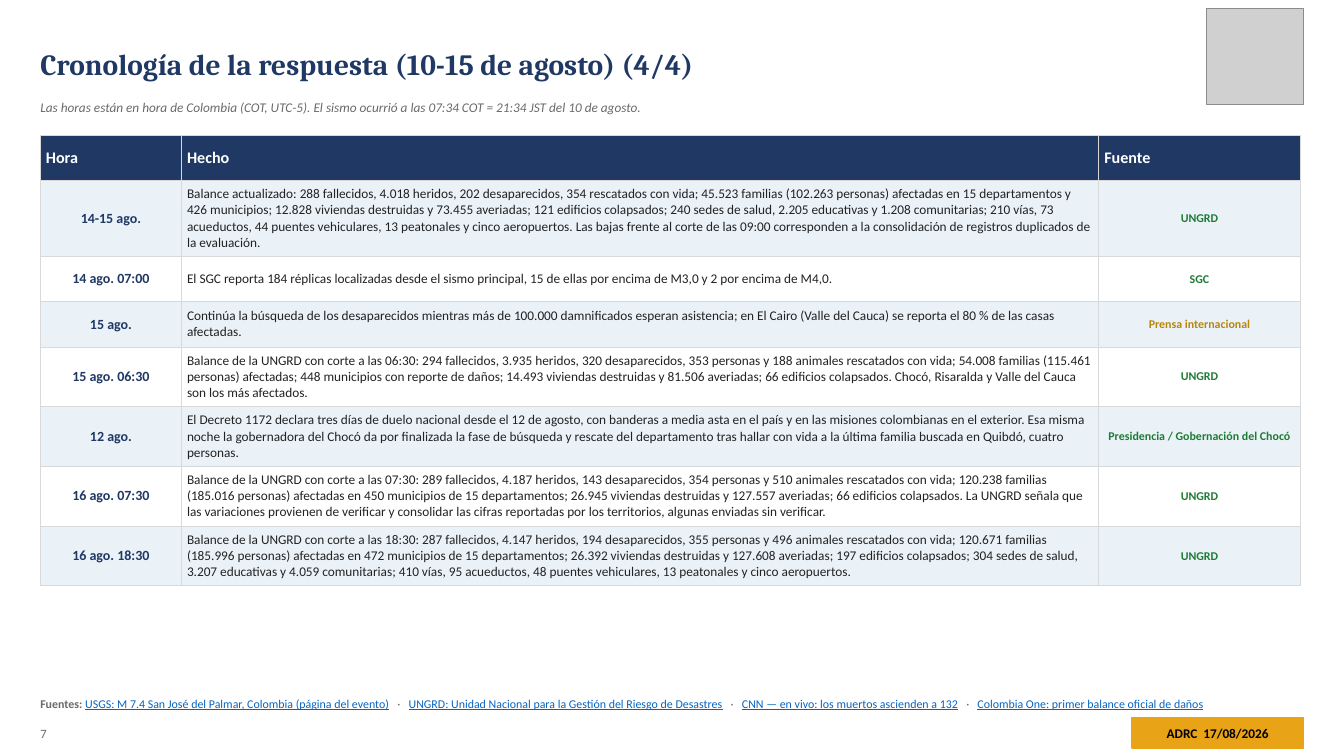
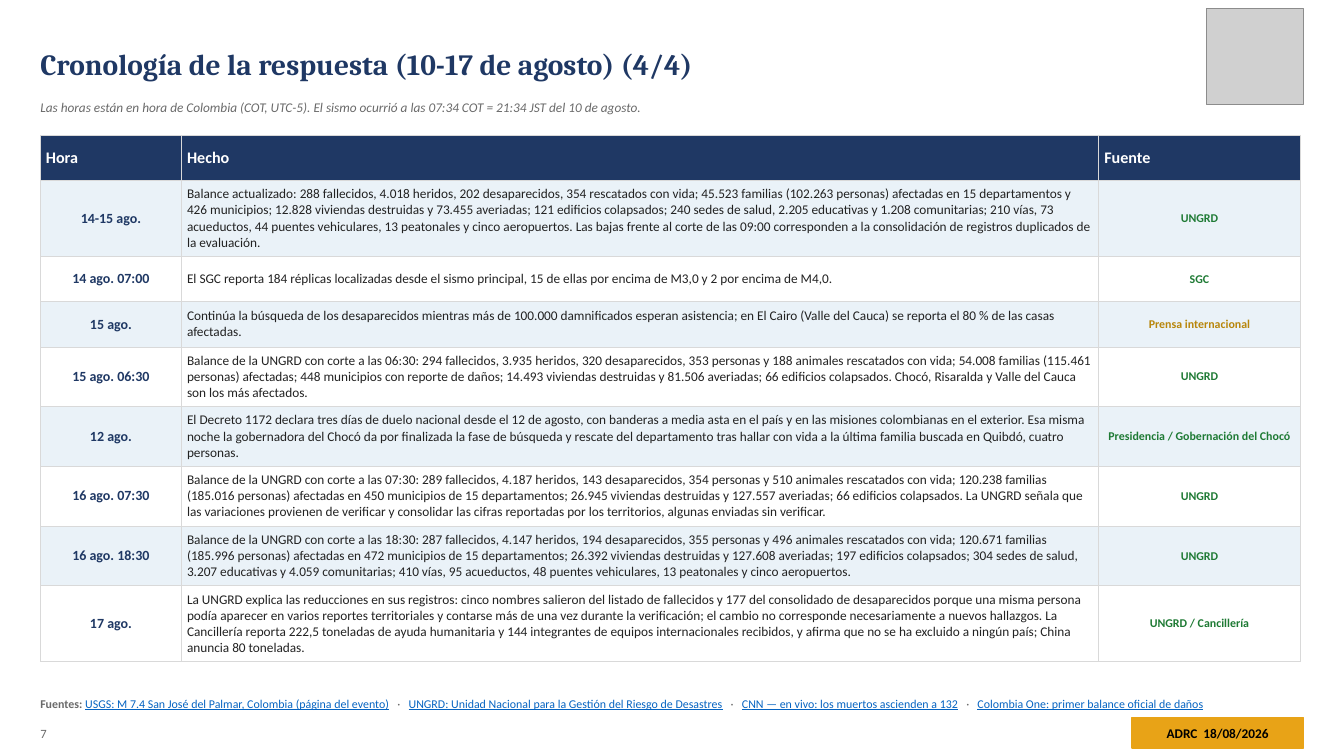
Before and after one commit to kochobi-max/whatsmap, a slide deck: slide 7 of reports/colombia_eq_20260810/output/ADRC_EQ_COL_Choco_20260810_ES.pptx. Drawn at 1344x756 pixels with LibreOffice and Linux fonts; fonts in the diff are those of the drawing; grey boxes stand for pictures. Boxes give left, top, right and bottom in pixels: in the first picture for what was removed or moved away, otherwise in the second. Text is boxed around its words. In the diff, an @@ line names an element or a change of style, - is before the commit and + after.

```diff
--- a/reports/colombia_eq_20260810/output/ADRC_EQ_COL_Choco_20260810_ES.pptx
+++ b/reports/colombia_eq_20260810/output/ADRC_EQ_COL_Choco_20260810_ES.pptx
@@ text at (40,54,692,81): text changed @@
-Cronología de la respuesta (10-15 de agosto) (4/4)
+Cronología de la respuesta (10-17 de agosto) (4/4)
@@ table at (40,135,1301,656) @@
+row 9: 17 ago. | La UNGRD explica las reducciones en sus registros: cinco nombres salieron del listado de fallecidos y 177 del consolidado de desaparecidos porque una misma persona podía aparecer en varios reportes territoriales y contarse más de una vez durante la verificación; el cambio no corresponde necesariamente a nuevos hallazgos. La Cancillería reporta 222,5 toneladas de ayuda humanitaria y 144 integrantes de equipos internacionales recibidos, y afirma que no se ha excluido a ningún país; China anuncia 80 toneladas. | UNGRD / Cancillería
@@ text at (1167,728,1268,739): text changed @@
-ADRC 17/08/2026
+ADRC 18/08/2026
```
Also in this commit, not shown: 35 other slides changed, 1 slide added, 8 other files.
